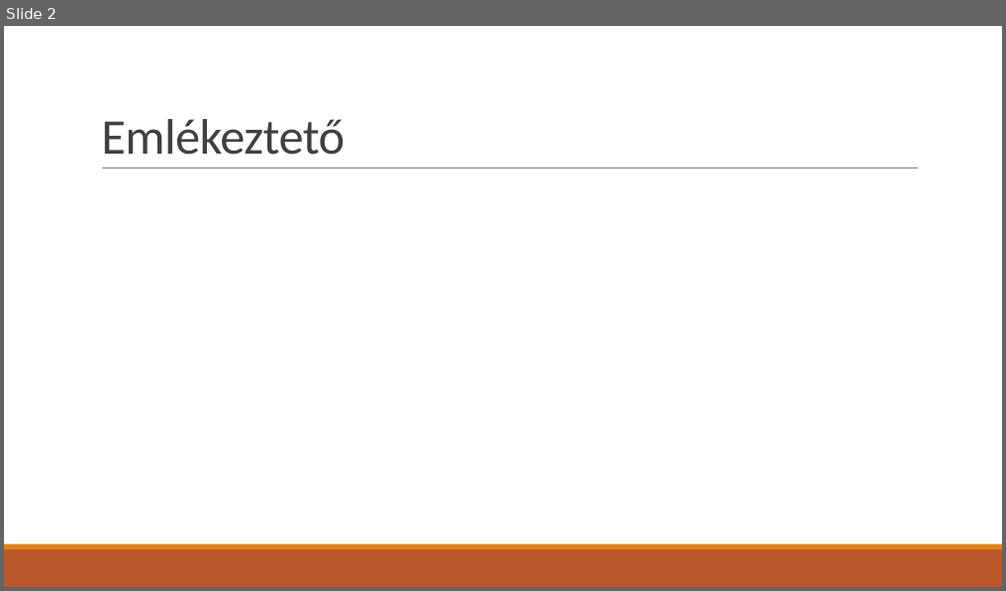
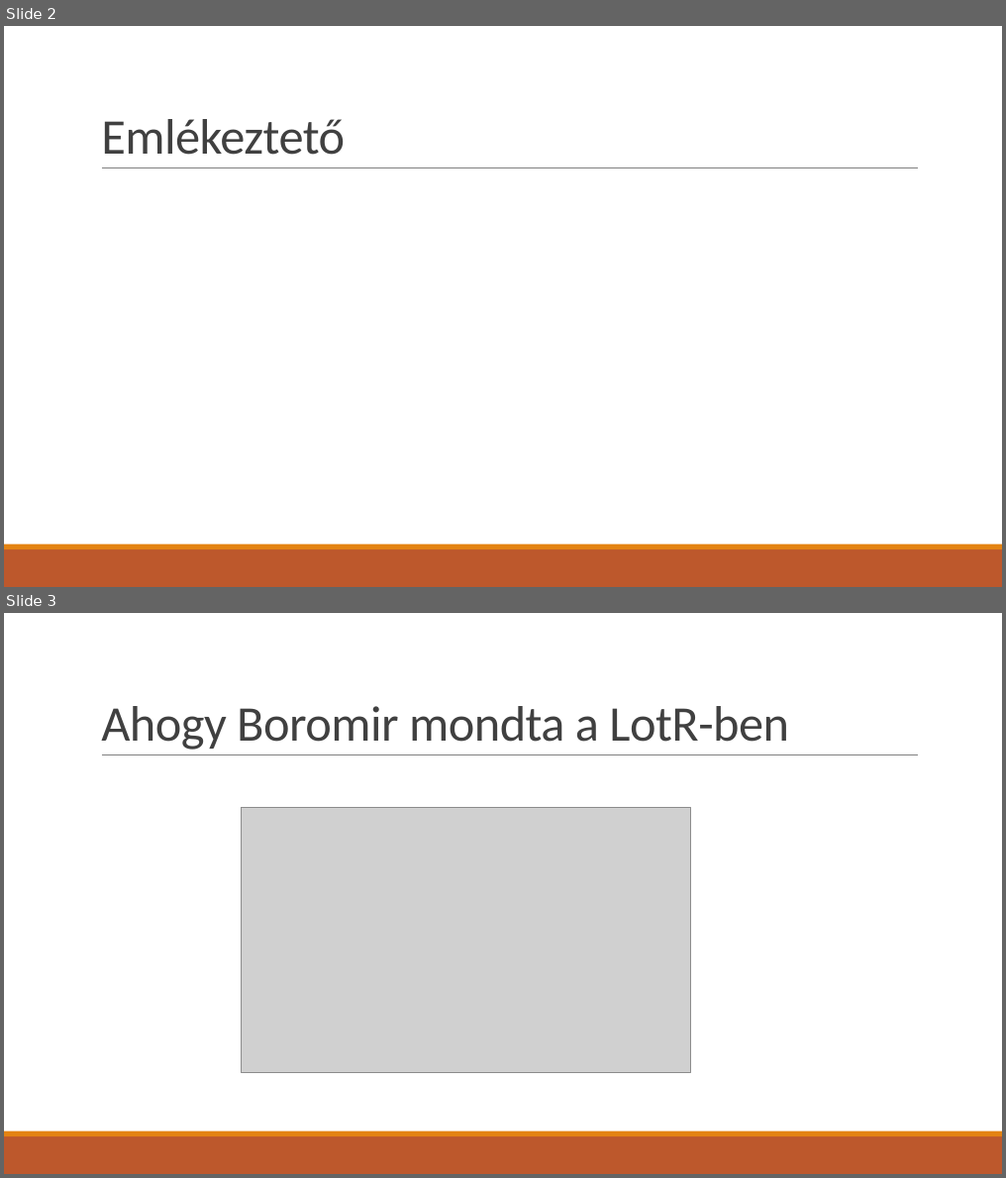
Before and after one commit to asylum2010/Asylum-s-ELTE-Exercises, a slide deck: PBR_EA_02.pptx. Shown one above the other, each under a label of ours: slide 2 before the commit, slides 2 and 3 after it. The pictures are 1006x591 and 1006x1178 pixels, drawn with LibreOffice and Linux fonts; fonts in the diff are those of the drawing; grey boxes stand for pictures. Boxes give left, top, right and bottom in pixels: in the first picture for what was removed or moved away, otherwise in the second. Text is boxed around its words. In the diff, an @@ line names an element or a change of style, - is before the commit and + after.

```diff
--- a/PBR_EA_02.pptx
+++ b/PBR_EA_02.pptx
@@ slide 3 added at (4,613,1002,1174), background #FFFFFF; not listed: 3 template elements that a slide beside it also shows @@
@@ title added at (101,706,789,750), 48 pt, text #404040 @@
+Ahogy Boromir mondta a LotR-ben
@@ picture added at (242,808,690,1072) @@
```
Also in this commit, not shown: 3 slides changed, 1 other slide added, 8 other files.
